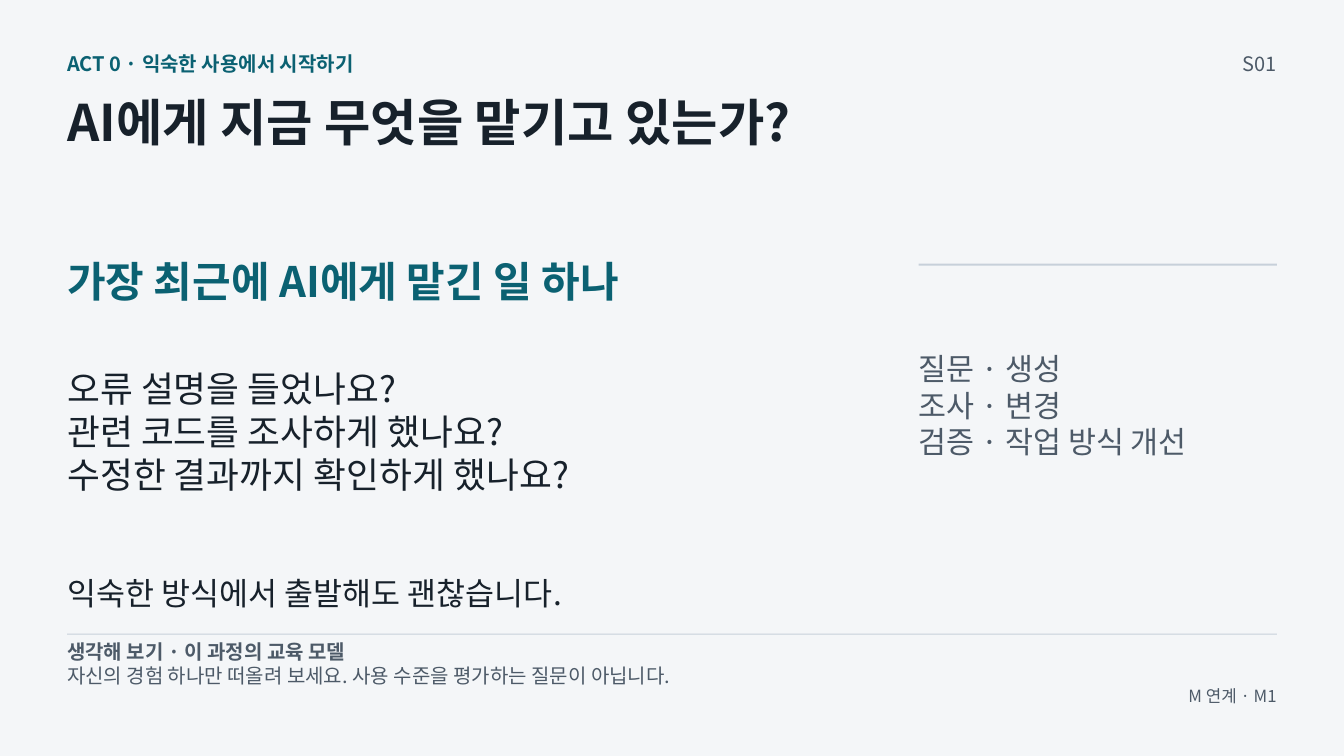
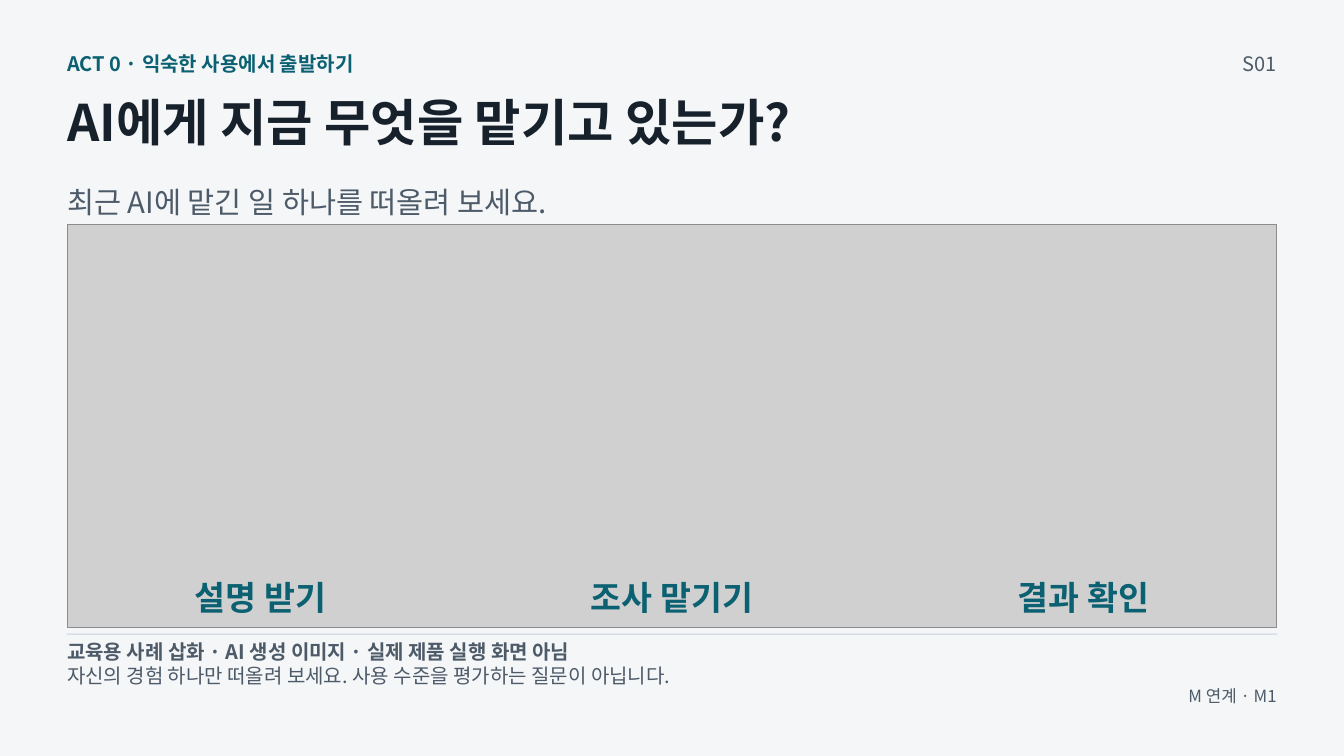
Before and after one commit to GideokKim/ai-dev-training, a slide deck: slide 1 of production/ACT_0.pptx. Drawn at 1344x756 pixels with LibreOffice and Linux fonts; fonts in the diff are those of the drawing; grey boxes stand for pictures. Boxes give left, top, right and bottom in pixels: in the first picture for what was removed or moved away, otherwise in the second. Text is boxed around its words. In the diff, an @@ line names an element or a change of style, - is before the commit and + after.

```diff
--- a/production/ACT_0.pptx
+++ b/production/ACT_0.pptx
@@ text at (x1=67, y1=54, x2=354, y2=73): text changed @@
-ACT 0 · 익숙한 사용에서 시작하기
+ACT 0 · 익숙한 사용에서 출발하기
@@ text at (x1=67, y1=188, x2=547, y2=216): text changed; size 30 to 21 pt; text colour #0B6172 to #4D5A68; bold off @@
-가장 최근에 AI에게 맡긴 일 하나
+최근 AI에 맡긴 일 하나를 떠올려 보세요.
@@ picture added at (x1=68, y1=225, x2=1277, y2=628) @@
@@ line removed from (919, 264) to (1277, 264) @@
@@ text removed at (x1=67, y1=372, x2=569, y2=491) @@
-오류 설명을 들었나요?
-관련 코드를 조사하게 했나요?
-수정한 결과까지 확인하게 했나요?
@@ text added at (x1=195, y1=582, x2=326, y2=613), 24 pt, text #0B6172, bold @@
+설명 받기
@@ text at (x1=591, y1=582, x2=753, y2=613): text changed; size 21.8 to 24 pt; text colour #4D5A68 to #0B6172; bold on @@
-질문 · 생성
-조사 · 변경
-검증 · 작업 방식 개선
+조사 맡기기
@@ text at (x1=1018, y1=581, x2=1149, y2=613): text changed; size 22.5 to 24 pt; text colour #17212B to #0B6172; bold on @@
-익숙한 방식에서 출발해도 괜찮습니다.
+결과 확인
@@ text at (x1=67, y1=642, x2=569, y2=661): text changed @@
-생각해 보기 · 이 과정의 교육 모델
+교육용 사례 삽화 · AI 생성 이미지 · 실제 제품 실행 화면 아님
```
Also in this commit, not shown: 2 other slides changed, 1 slide added, 1 slide removed, 38 other files.
